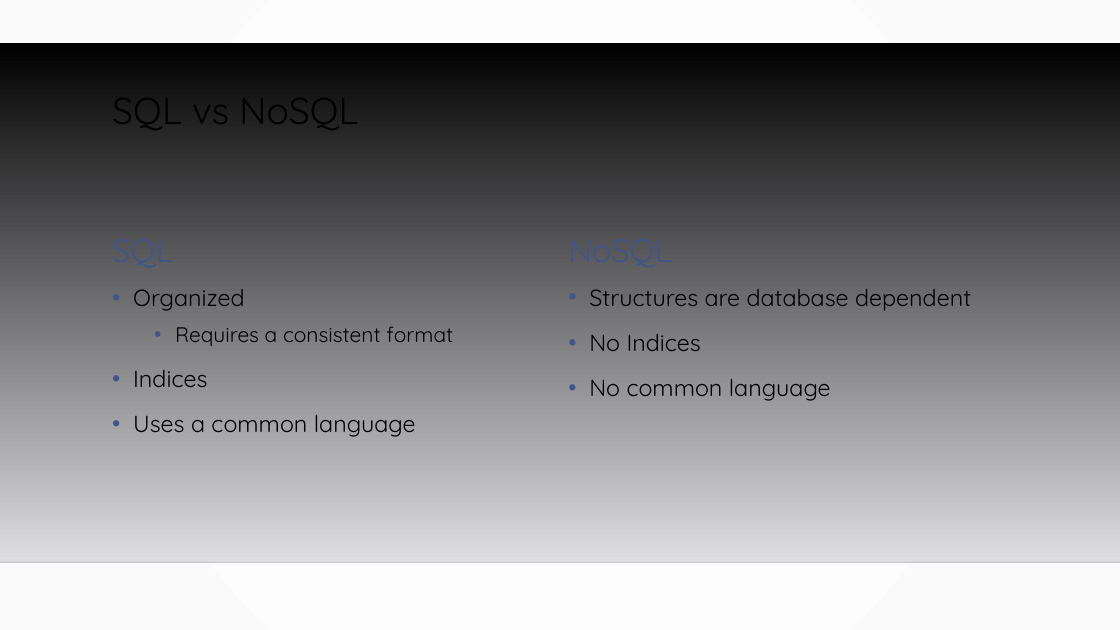
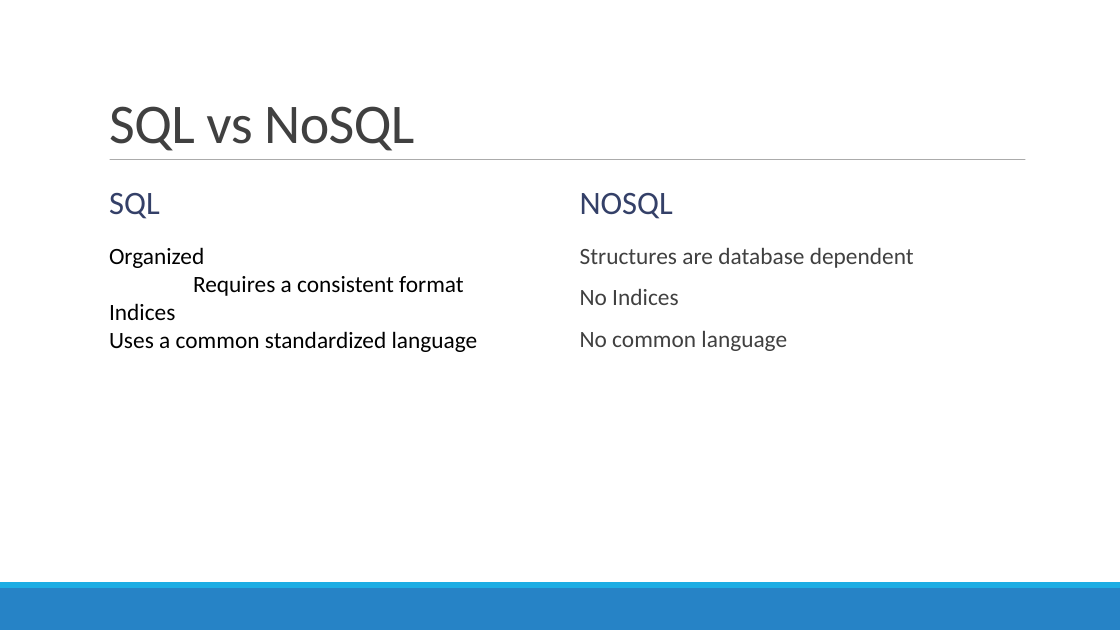
Before and after one commit to MGIS-UMN/GIS5577_week10, a slide deck: slide 12 of big_spatial_data.odp. Drawn at 1120x630 pixels with LibreOffice and Linux fonts; fonts in the diff are those of the drawing; background and template pictures are left out. Boxes give left, top, right and bottom in pixels: in the first picture for what was removed or moved away, otherwise in the second. Text is boxed around its words. In the diff, an @@ line names an element or a change of style, - is before the commit and + after.

```diff
--- a/big_spatial_data.odp
+++ b/big_spatial_data.odp
@@ background gradient #FFFFFF to #FAFAFA to #FFFFFF @@
@@ title "SQL vs NoSQL": place and size @@
-title "SQL vs NoSQL" at bbox=[112, 80, 358, 135]
+title "SQL vs NoSQL" at bbox=[109, 106, 414, 151]
@@ title "SQL vs NoSQL" at bbox=[109, 106, 414, 151]: size 32 to 48 pt, font Quicksand to Calibri, text colour #000000 to #404040, letter spacing 0 to -0.5 pt; line spacing 0.9 to 0.85; vertical alignment top to bottom @@
@@ freeform shape removed at bbox=[0, 43, 1120, 562] @@
@@ text "SQL" at bbox=[109, 193, 160, 219]: font Quicksand to Calibri, text colour #415588 to #344068; line spacing 1 to 0.9; more space between paragraphs; vertical alignment bottom to middle @@
@@ line added from (110, 160) to (1026, 160), #7F7F7F 0.51 pt @@
@@ text "NOSQL" at bbox=[580, 193, 673, 219]: vertical alignment bottom to middle @@
@@ text at bbox=[580, 193, 673, 219]: text changed; font Quicksand to Calibri; text colour #415588 to #344068 @@
-NoSQL
+NOSQL
@@ text "Organized": place and size @@
-text "Organized" at bbox=[133, 289, 453, 437]
+text "Organized" at bbox=[109, 247, 478, 352]
@@ text at bbox=[109, 247, 464, 320]: font Quicksand to Calibri in "Organized", "Requires a consistent format", "Indices"; size 18 to 20 pt in "Requires a consistent format"; bullet • to none; line spacing 1.2 to 1; less space between paragraphs; list level 2 to 1 in "Requires a consistent format" @@
@@ text "Structures are database dependent": place and size @@
-text "Structures are database dependent" at bbox=[589, 289, 971, 401]
+text "Structures are database dependent" at bbox=[580, 248, 914, 351]
@@ text "Structures are database dependent" at bbox=[580, 248, 914, 351]: font Quicksand to Calibri, text colour #000000 to #404040; bullet • to  ; line spacing 1.2 to 0.9; more space between paragraphs; bullet colour #415588 to #1CADE4 @@
@@ text at bbox=[109, 331, 478, 352]: text changed; font Quicksand to Calibri @@
-• Uses a common language
+Uses a common standardized language
@@ line removed from (0, 562) to (1120, 562) @@
@@ freeform shape added at bbox=[0, 588, 1120, 630], fill #2683C6 @@
@@ freeform shape added at bbox=[0, 582, 1120, 588], fill #1CADE4 @@
```
Also in this commit, not shown: 10 other slides changed, 2 slides added, 2 slides removed, 3 other files.
